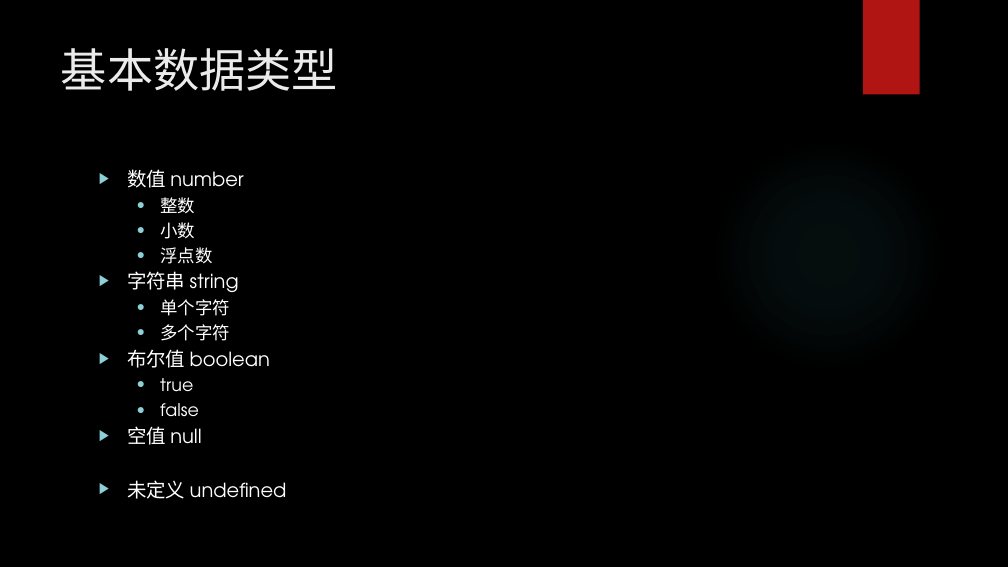
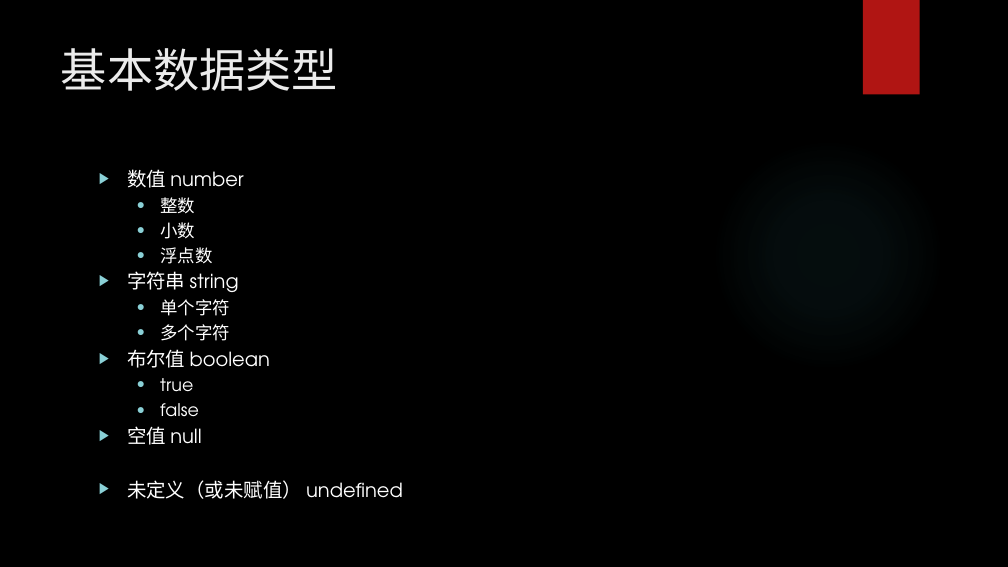
Before and after one commit to chunchill/WEB-Training, a slide deck: slide 11 of 03.JavaScript/JavaScript York.pptx (slide 18 before the commit). Drawn at 1008x567 pixels with LibreOffice and Linux fonts; fonts in the diff are those of the drawing; background and template pictures are left out. Boxes give left, top, right and bottom in pixels: in the first picture for what was removed or moved away, otherwise in the second. Text is boxed around its words. In the diff, an @@ line names an element or a change of style, - is before the commit and + after.

```diff
--- a/03.JavaScript/JavaScript York.pptx
+++ b/03.JavaScript/JavaScript York.pptx
@@ text at <box>127,480,403,499</box>: text changed @@
-▶ 未定义 undefined
+▶ 未定义（或未赋值） undefined
```
Also in this commit, not shown: 2 other slides changed, 7 slides added, 7 slides removed, 9 other files.
